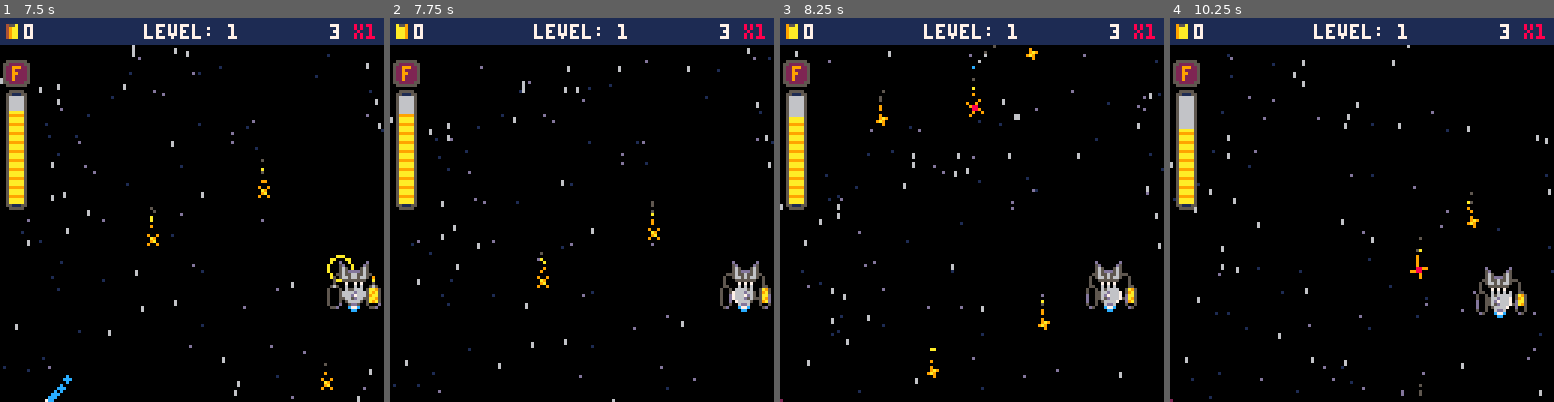
Above: before the commit, frames 1-4 (left to right).
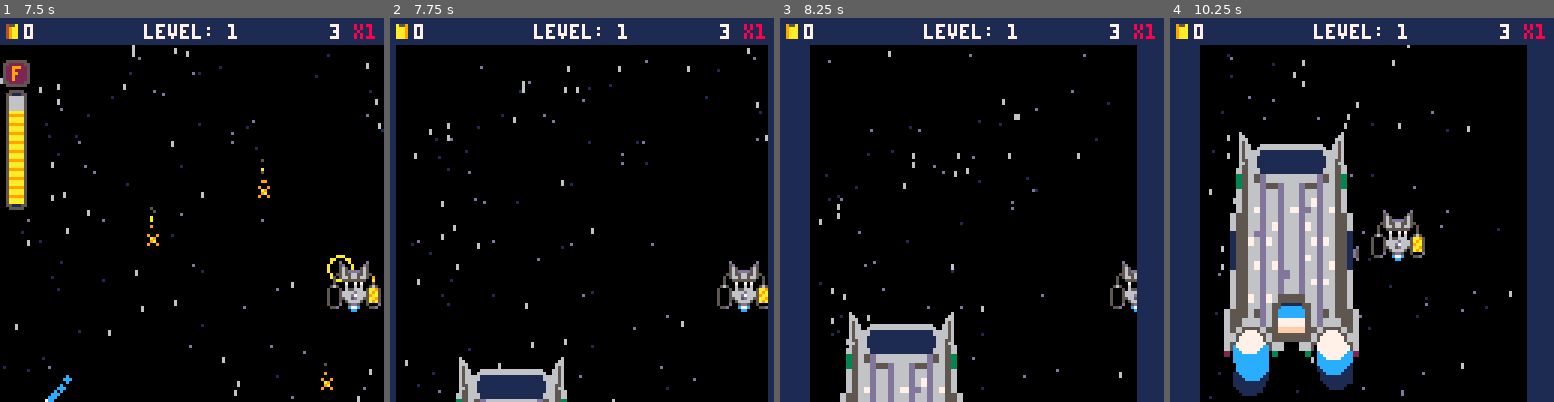
Above: after the commit, the same moments.

Repository: jacobneal65/drop-p8
Game: PICO-8 cartridge drop.p8
Two runs of this game, one before a commit and one after it. Both use one fixed random seed, a clock stepped at 60 frames per second and the inputs below.
Inputs:
- Up to frame 1 (7.5 s): hold Right 1.6-2.1 s; hold Up 2.15-2.42 s; hold Right 2.47-3.03 s; hold Left 3.08-3.58 s; hold Down 3.63-3.97 s; hold Right 4.02-4.68 s; hold Up 4.73-5.03 s; hold Left 5.08-5.68 s; hold Down 5.73-6.03 s; hold Right 6.08-6.58 s; hold Right 6.63-7.13 s; hold Up 7.18-7.45 s
- Up to frame 2 (7.75 s): hold Right from 7.5 s (still down)
- Up to frame 3 (8.25 s): release Right at 8.07 s; hold Left from 8.12 s (still down)
- Up to frame 4 (10.25 s): release Left at 8.62 s; hold Down 8.67-9 s; hold Right 9.05-9.72 s; hold Up 9.77-10.07 s; hold Left from 10.12 s (still down)

Frame 1 is identical in both runs. In frame 2, 8.1% of the frame differs, in the area x 0-100%, y 7-100%; in frame 3, 21%; in frame 4, 35%.

Commit message:
fade stuff

Diff:
--- a/drop.p8
+++ b/drop.p8
@@ -7,7 +7,7 @@
 function _init()
 	music(1)
 	level=1
-	wave=1
+	wave=7
 	t=0
 	debug={""}
 	effects={}
@@ -653,6 +653,8 @@
 	init_plerp()
 	d_plyr=drw_player--draw fn
 	e_state=0
+	eol_mask=10
+	ismask=true
 	_upd=upd_eol
 	_drw=drw_eol
 end
@@ -794,7 +796,13 @@
 			w_off=-40
 		end
 	end
-	if e_state==10 then
+	if e_state == 10 then
+		ismask=false
+		if eol_mask==10 then
+			e_state = 11
+		end
+	end
+	if e_state==11 then
 		if level < #levels+1 then
 			level+=1
 			_upd=upd_level
@@ -829,10 +837,21 @@
 end
 
 function drw_eol()
-	drw_points()
 	draw_mothership()
 	d_plyr()
+	drw_eol_mask()
+	drw_points()
 	draw_warp()
+
+end
+
+function drw_eol_mask()
+	if ismask then
+		eol_mask=max(eol_mask-0.5,0)
+	else
+		eol_mask=min(eol_mask+0.5,10)
+	end
+	rectfill(10-eol_mask,-10,118+eol_mask,130,1 | 0x1800)
 end
 
 function draw_mothership()
@@ -1125,15 +1144,16 @@
 function circfade()
 	--add 111
 	if fade_dir == -1 then
-		fade_r = max(fade_r-1,0)
+		fade_r = max(fade_r-2,0)
 		if fade_r==0 then
+			pset(64,64,1)
 			fade_tmr+=1
 			if fade_tmr>9 then
 				fade_dir = 1
 			end
 		end
 	elseif fade_dir==1 then
-		fade_r=min(fade_r+1,100)
+		fade_r=min(fade_r+2,100)
 		if fade_r==100 then
 			fadding = false
 			fade_dir = 0
Not shown, changed: sheet drop.xlsx
